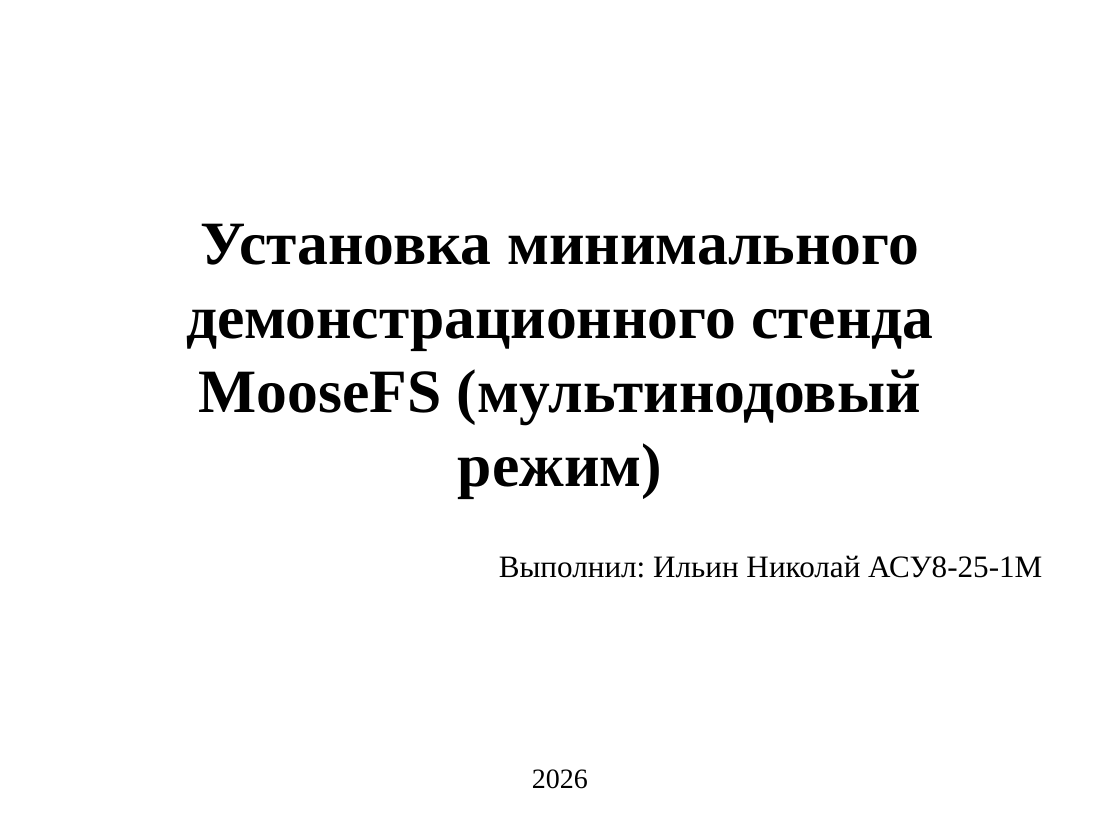
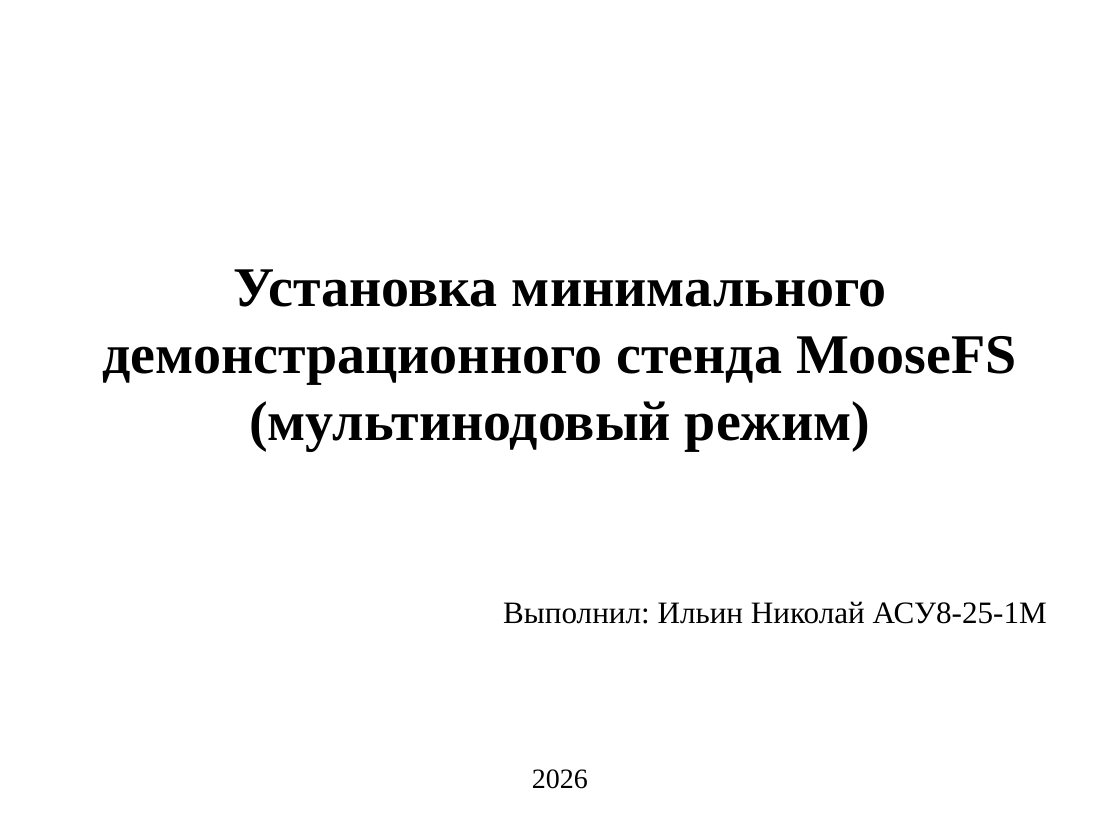
Before and after one commit to KolManis/moosefs-cluster-testing, a slide deck: slide 1 of MooseFS.pptx. Drawn at 1120x840 pixels with LibreOffice and Linux fonts; fonts in the diff are those of the drawing. Boxes give left, top, right and bottom in pixels: in the first picture for what was removed or moved away, otherwise in the second. Text is boxed around its words. In the diff, an @@ line names an element or a change of style, - is before the commit and + after.

```diff
--- a/MooseFS.pptx
+++ b/MooseFS.pptx
@@ title "Установка минимального демонстрационного стенда MooseFS ...": place and size @@
-title "Установка минимального демонстрационного стенда MooseFS ..." at box(186, 223, 933, 498)
+title "Установка минимального демонстрационного стенда MooseFS ..." at box(103, 269, 1017, 451)
@@ title "Установка минимального демонстрационного стенда MooseFS ..." at box(103, 269, 1017, 451): size 39.6 to 36 pt @@
@@ subtitle "Выполнил: Ильин Николай АСУ8-25-1М": place and size @@
-subtitle "Выполнил: Ильин Николай АСУ8-25-1М" at box(499, 555, 1042, 578)
+subtitle "Выполнил: Ильин Николай АСУ8-25-1М" at box(503, 601, 1047, 624)
```
Also in this commit, not shown: 8 other slides changed, 1 slide added.
